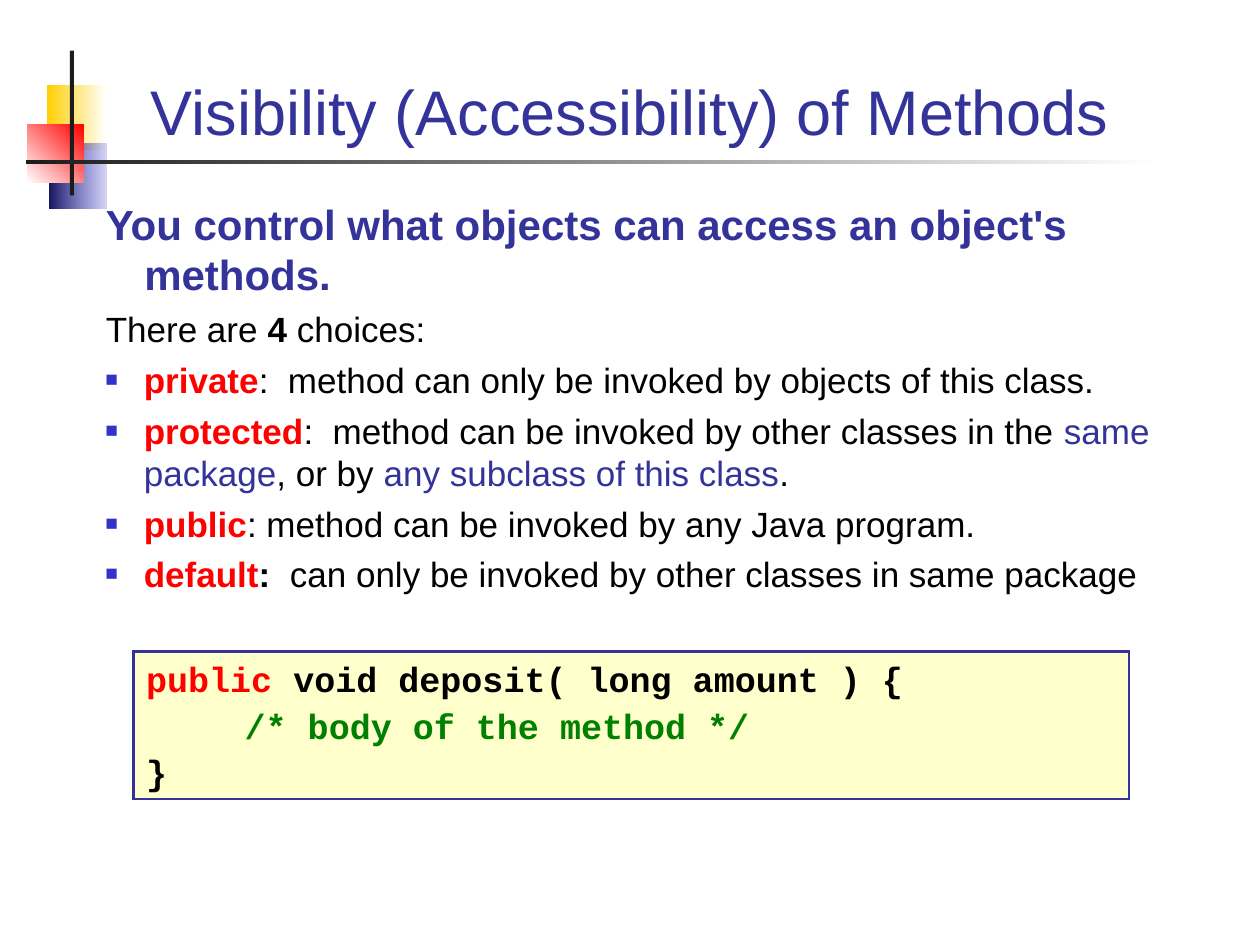
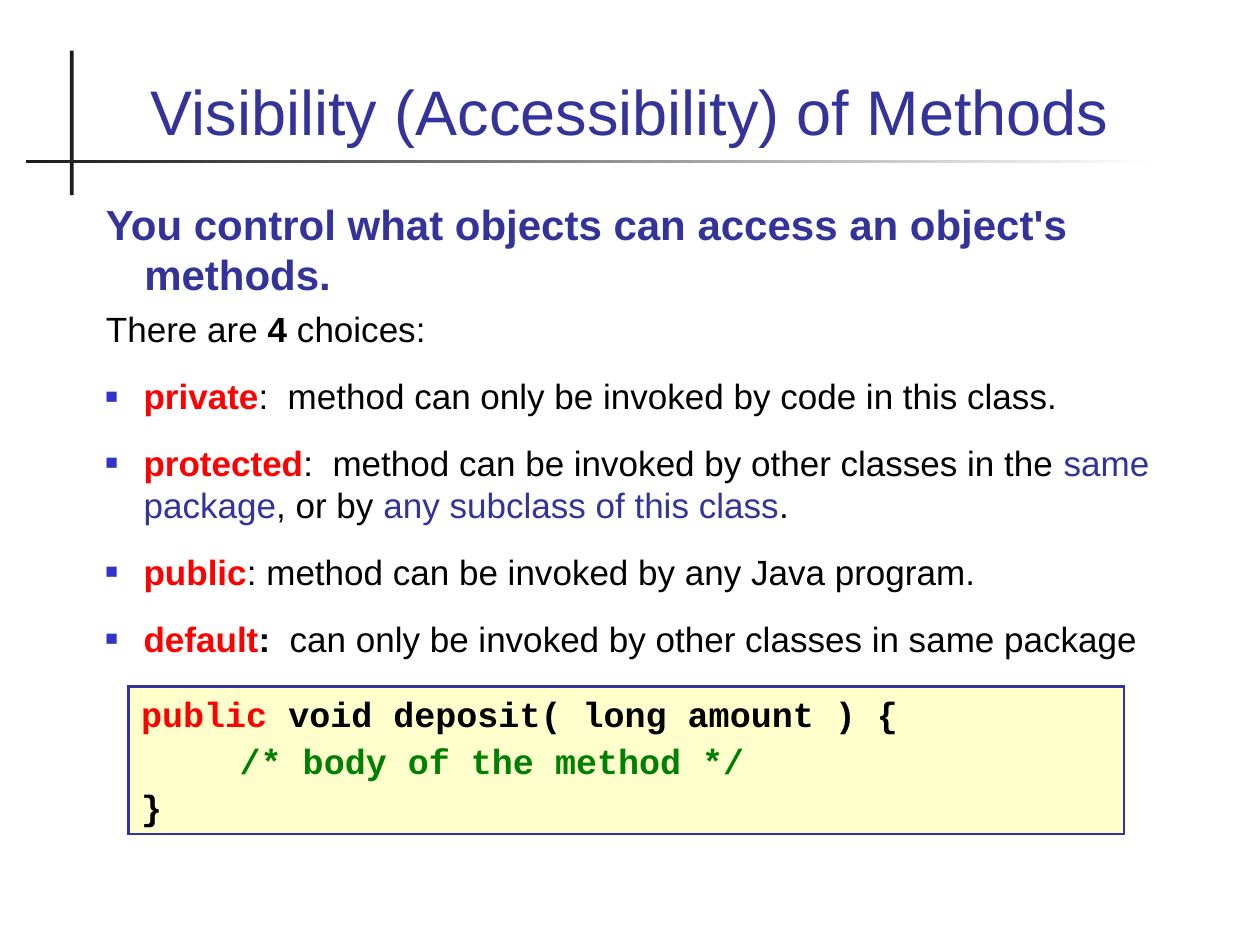
Before and after one commit to skeoop/skeoop.github.io, a slide deck: slide 14 of java-basics/12-Methods.ppt (slide 16 before the commit). Drawn at 1260x945 pixels with LibreOffice and Linux fonts; fonts in the diff are those of the drawing. Boxes give left, top, right and bottom in pixels: in the first picture for what was removed or moved away, otherwise in the second. Text is boxed around its words. In the diff, an @@ line names an element or a change of style, - is before the commit and + after.

Commit message:
update java basics

```diff
--- a/java-basics/12-Methods.ppt
+++ b/java-basics/12-Methods.ppt
@@ rectangle removed at box(47, 84, 106, 150) @@
@@ rectangle removed at box(28, 125, 84, 183) @@
@@ rectangle removed at box(49, 144, 106, 209) @@
@@ text at box(106, 209, 1150, 659): indent changed; more space between paragraphs @@
@@ text at box(144, 383, 1057, 416): text changed @@
-■ private: method can only be invoked by objects of this class.
+■ private: method can only be invoked by code in this class.
@@ rectangle "public void deposit( long amount ...": place and size @@
-rectangle "public void deposit( long amount ..." at box(134, 651, 1129, 799)
+rectangle "public void deposit( long amount ..." at box(129, 687, 1124, 834)
```
Also in this commit, not shown: 19 other slides changed, 2 slides removed, 30 other files.
